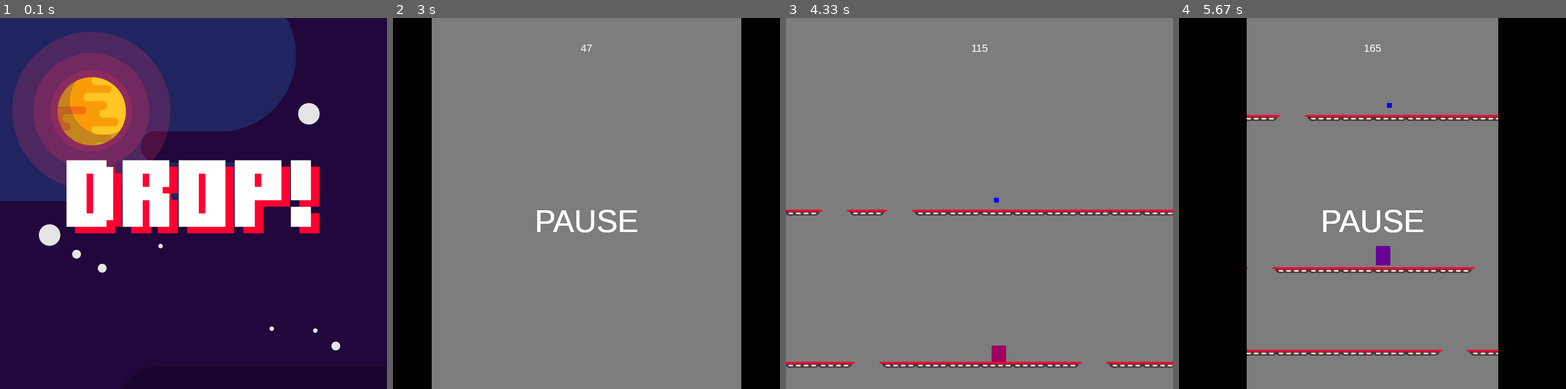
Above: before the commit, frames 1-4 (left to right).
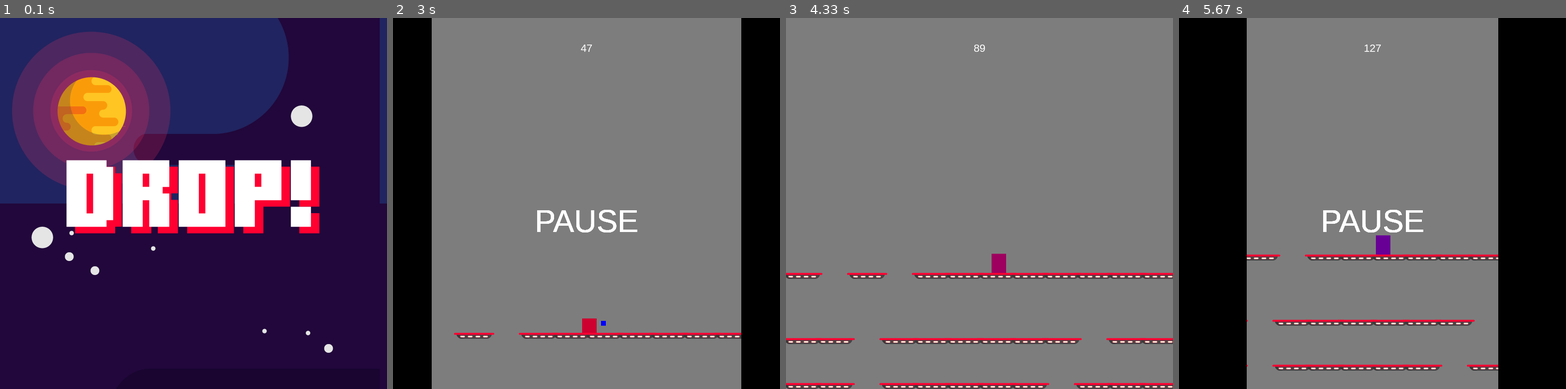
Above: after the commit, the same moments.

Repository: BulSU-BSCpE2B-Group2/DROP
Game: pygame game, started from main.py
Two runs of this game, one before a commit and one after it. Both use one fixed random seed, a clock stepped at 60 frames per second and the inputs below.
Inputs:
- Up to frame 1 (0.1 s): no input
- Up to frame 2 (3 s): tap Enter at 0.33, 2.5 s; tap Space at 2.17, 2.9 s; hold Right from 2.83 s (still down)
- Up to frame 3 (4.33 s): tap Space at 3.2, 3.73, 4.03 s; release Right at 3.3 s; tap Enter at 3.33, 4.17 s; hold Right 3.67-4.13 s
- Up to frame 4 (5.67 s): hold Left 4.5-5.03 s; tap Space at 4.57, 4.87, 5.47 s; tap E at 4.65 s; tap Enter at 5.07 s; hold Left from 5.4 s (still down)

The runs differ from the first frame. In frame 1, 2.6% of the frame differs, in the area x 0-100%, y 0-91%; in frame 2, 1.3%; in frame 3, 7.5%, in the area x 0-100%, y 7-100%; in frame 4, 5.6%.

Commit message:
Fixed player offset from the platform upon landing Still waiting for the landscape version of the background Fixed random hollow platforms (please confirm by testing the game a few times) The "e" button will still restart the game suddenly Background is scrolling from left to right, changing backgrounds should be easy as it automatically identifies the dimension of the inserted background Settings has been modified to include kinematics function More optimizations to be done soon.

Diff:
--- /dev/null
+++ b/highscore.txt
@@ -0,0 +1 @@
+3112
--- a/main.py
+++ b/main.py
@@ -48,7 +48,7 @@
         # initialize variables needed for the function
         self.multiplier += 0.0008
         self.score += 1
-        self.height_platform = 2
+        self.height_platform = 1
         self.speed = 2 * self.multiplier
         # if speed is more than 4, speed multiplier goes back to 0
         if self.speed > 4:
@@ -105,7 +105,7 @@
         if self.player.vel.y > 0:
             hits = pg.sprite.spritecollide(self.player, self.platforms, False)
             if hits:
-                self.player.pos.y = hits[0].rect.top - 1
+                self.player.pos.y = hits[0].rect.top + 3
                 self.player.vel.y = 0
 
         # if player reaches 1/4 from the bottom of the screen, camera should follow the player position
--- a/main_menu.py
+++ b/main_menu.py
@@ -18,6 +18,8 @@
     def __init__(self):
         self.screen = screen
         self.bg = pg.image.load('assets/main_menu/bg.png').convert_alpha()
+        self.bg_rect = self.bg.get_rect()
+        self.bg2 = pg.image.load('assets/main_menu/bg.png').convert_alpha()
         self.glow = pg.image.load('assets/main_menu/3.png').convert_alpha()
         self.glow_rect = self.glow.get_rect()
         self.logo = Logo()
@@ -28,6 +30,7 @@
         self.running = True
         self.timer = 0
         self.background = vec(0, 0)
+        self.background2 = vec(self.bg_rect.width, 0)
         self.run()
 
     def run(self):
@@ -40,13 +43,19 @@
     def update(self):
         """if self.timer < 120:
             # self.b.position.x += 1
-            self.timer += 1
-        #self.background.y -= 3"""
-        self.bg.scroll(dx=0, dy=-1)
+            self.timer += 1"""
+        self.background.x -= 3
+        self.background2.x -= 3
+        if self.background.x < -self.bg_rect.width:
+            self.background.x = self.bg_rect.width
+        if self.background2.x < -self.bg_rect.width:
+            self.background2.x = self.bg_rect.width
+        #self.bg.scroll(dx=0, dy=-1)
 
     def draw(self):
-        #screen.blit(self.bg, (self.background.x, self.background.y))
-        screen.blit(self.bg, (0, 0))
+        screen.blit(self.bg, (self.background.x, self.background.y))
+        screen.blit(self.bg2, (self.background2.x, self.background2.y))
+        #screen.blit(self.bg, (0, 0))
         # insert in this line the glowy effect thingies
         screen.blit(self.glow, self.glow_rect)
         screen.blit(self.planet.planet, self.planet.planet_rect)
--- a/settings.py
+++ b/settings.py
@@ -59,7 +59,7 @@
 fps = 60
 font_style = 'arial'
 highscore_textfile = 'highscore.txt'
-screen = pg.display.set_mode((WIDTH, height))
+screen = pg.display.set_mode((WIDTH, height), pg.FULLSCREEN)
 clock = pg.time.Clock()
 font_name = pg.font.match_font(font_style)
 
Binary file changed: assets/main_menu/bg.png
